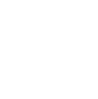
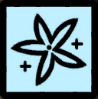
Two versions of the same layered image (98x99). Layer-by-layer changes:
added layer "Memory.png" above "Beast.png" over (0, 0, 98, 99)
